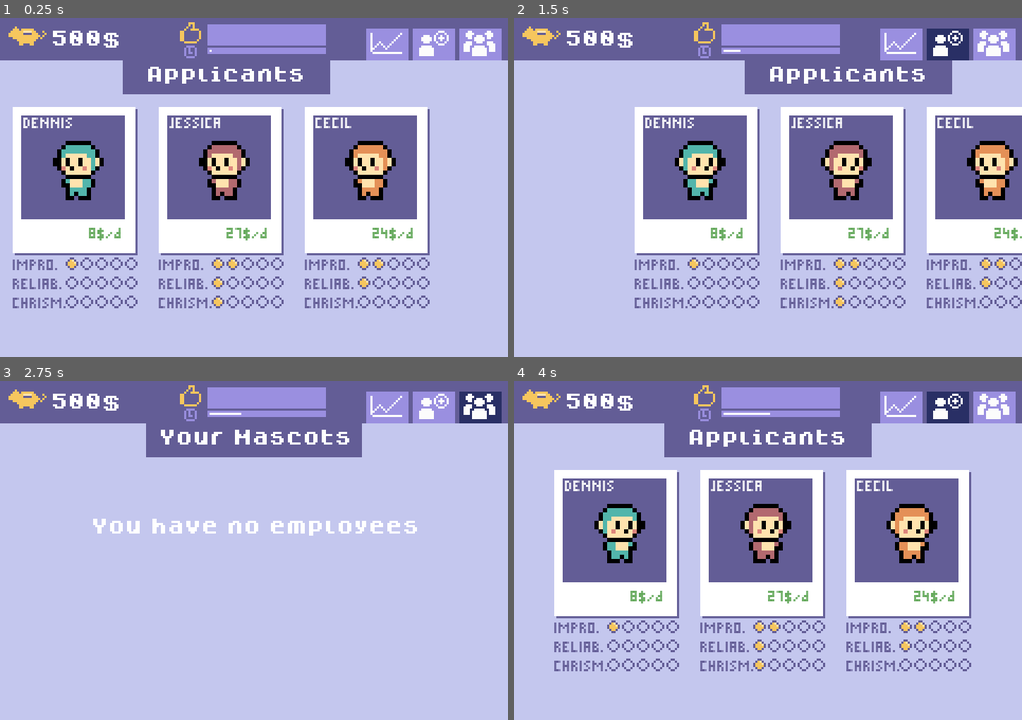
Above: before the commit, frames 1-4 (two rows, left to right).
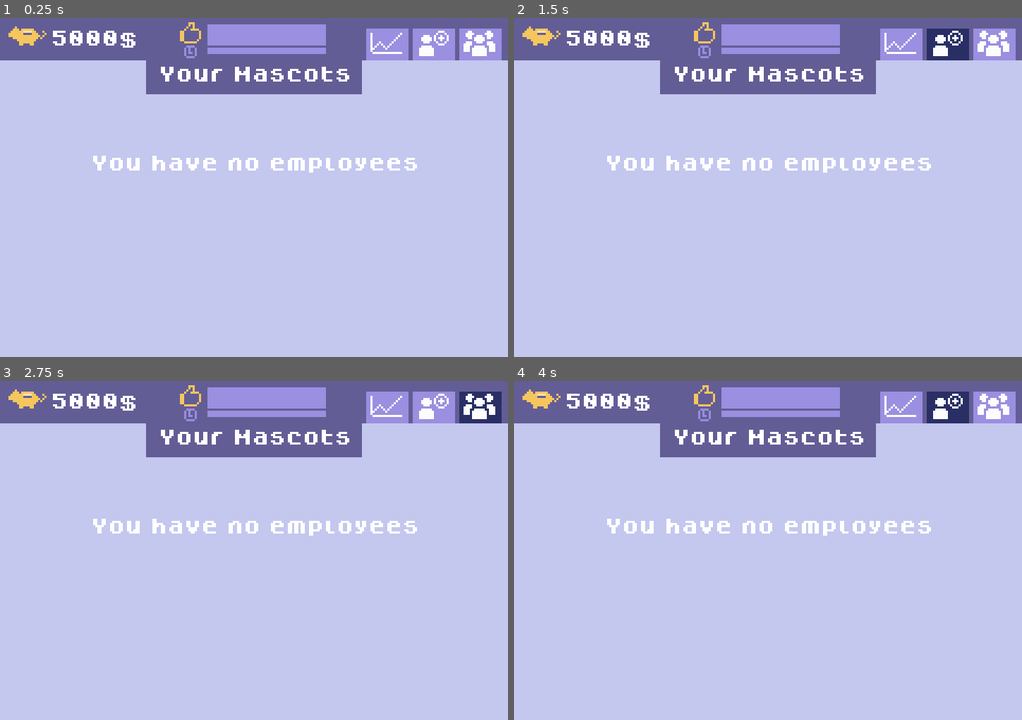
Above: after the commit, the same moments.

Repository: Milchreis/Mascot-Management
Game: Godot game, scene res://scenes/MainScene.tscn
The game is run twice, just before and just after one commit, with the same random seed, the same clock (stepped at 60 frames per second) and the same inputs.
Inputs (mouse positions are in pixels of both pictures, inside the frame that each line leads up to):
- Up to frame 1 (0.25 s): no input
- Up to frame 2 (1.5 s): click (900, 45) at 0.5 s; click (945, 45) at 1.25 s
- Up to frame 3 (2.75 s): click (482, 408) at 2 s
- Up to frame 4 (4 s): click (900, 408) at 2.75 s; click (945, 408) at 3.5 s

The runs differ from the first frame. In frame 1, 37% of the frame differs, in the area x 2-85%, y 3-86%; in frame 2, 36%; in frame 3, 0.2%; in frame 4, 36%.
Error after the commit: Parse Error: The identifier "SlideUtil" isn't declared in the current scope. (res://scripts/MainScene.gd:22)

Commit message:
slide logic moved to class

Diff:
--- a/scripts/MainScene.gd
+++ b/scripts/MainScene.gd
@@ -19,9 +19,10 @@
 
 	$Areas/JobApplication.createPool(3)
 	onOpenJobApplication()
+	SlideUtil.slideControl(self, $Desk, Vector2(240,0), Vector2.ZERO, 0.5)
 
 func onTryAgain():
-	$Gameover.visible = false
+	SlideUtil.slideOutToBottom(self, $Gameover, 0.5)
 	model._reset()
 	$Areas/JobApplication.createPool(3)
 	onOpenJobApplication()
@@ -33,14 +34,14 @@
 	if model.balance < 0:
 		model.dayTimer.stop()
 		$Gameover.visible = true
-
+		SlideUtil.slideInFromBottom(self, $Gameover, 0.5)
 
 func _process(_delta):
 	$Desk/Appbar/ClientSatisfaction/Background/Progess.value = model.getClientSatisfaction()
 	$Desk/Appbar/Day/Background/Progess.value = model.getDayProgress()
 
 func onOpenStatistics():
-	slideTo(240)
+	SlideUtil.slideToX(self, $Areas, 240)
 	$Desk/ClickPlayer.play()
 	$Areas/JobApplication.onClose()
 	$Areas/MascotDetails.onClose()
@@ -48,7 +49,7 @@
 	$Areas/Stats.onOpen()
 
 func onOpenInventory():
-	slideTo(-240)
+	SlideUtil.slideToX(self, $Areas, -240)
 	$Desk/ClickPlayer.play()
 	$Areas/JobApplication.onClose()
 	$Areas/MascotDetails.onClose()
@@ -56,7 +57,7 @@
 	$Areas/Inventory.onOpen()
 
 func onOpenJobApplication():
-	slideTo(0)
+	SlideUtil.slideToX(self, $Areas, 0)
 	$Desk/ClickPlayer.play()
 	$Areas/Inventory.onClose()
 	$Areas/MascotDetails.onClose()
@@ -64,7 +65,7 @@
 	$Areas/JobApplication.onOpen()
 
 func onOpenMascotDetails(mascot:Mascot):
-	slideTo(-480)
+	SlideUtil.slideToX(self, $Areas, -480)
 	$Desk/ClickPlayer.play()
 	$Areas/Inventory.onClose()
 	$Areas/JobApplication.onClose()
@@ -73,9 +74,3 @@
 
 func onMascotFire():
 	onOpenInventory()
-
-func slideTo(x):
-	create_tween() \
-		.set_trans(Tween.TRANS_CUBIC) \
-		.set_ease(Tween.EASE_OUT) \
-		.tween_property($Areas, "position", Vector2(x, 0), 0.4)
--- /dev/null
+++ b/scripts/SlideUtil.gd
@@ -0,0 +1,28 @@
+class_name SlideUtil
+extends Node
+
+static func slideToX(main:Node, node:Node, x, duration:float=0.4):
+	main.create_tween() \
+		.set_trans(Tween.TRANS_CUBIC) \
+		.set_ease(Tween.EASE_OUT) \
+		.tween_property(node, "position", Vector2(x, 0), duration)
+
+static func slideControl(main:Node, node:Control, from:Vector2, to:Vector2, duration:float):
+	node.rect_position = from
+	main.create_tween() \
+		.set_trans(Tween.TRANS_CUBIC) \
+		.set_ease(Tween.EASE_OUT) \
+		.tween_property(node, "rect_position", to, duration)
+
+static func slideInFromBottom(main:Node, node:Node, duration:float):
+	node.position.y = 160
+	main.create_tween() \
+		.set_trans(Tween.TRANS_CUBIC) \
+		.set_ease(Tween.EASE_OUT) \
+		.tween_property(node, "position", Vector2(0, 0), duration)
+
+static func slideOutToBottom(main:Node, node:Node, duration:float):
+	main.create_tween() \
+		.set_trans(Tween.TRANS_CUBIC) \
+		.set_ease(Tween.EASE_OUT) \
+		.tween_property(node, "position", Vector2(0, 160), duration)
